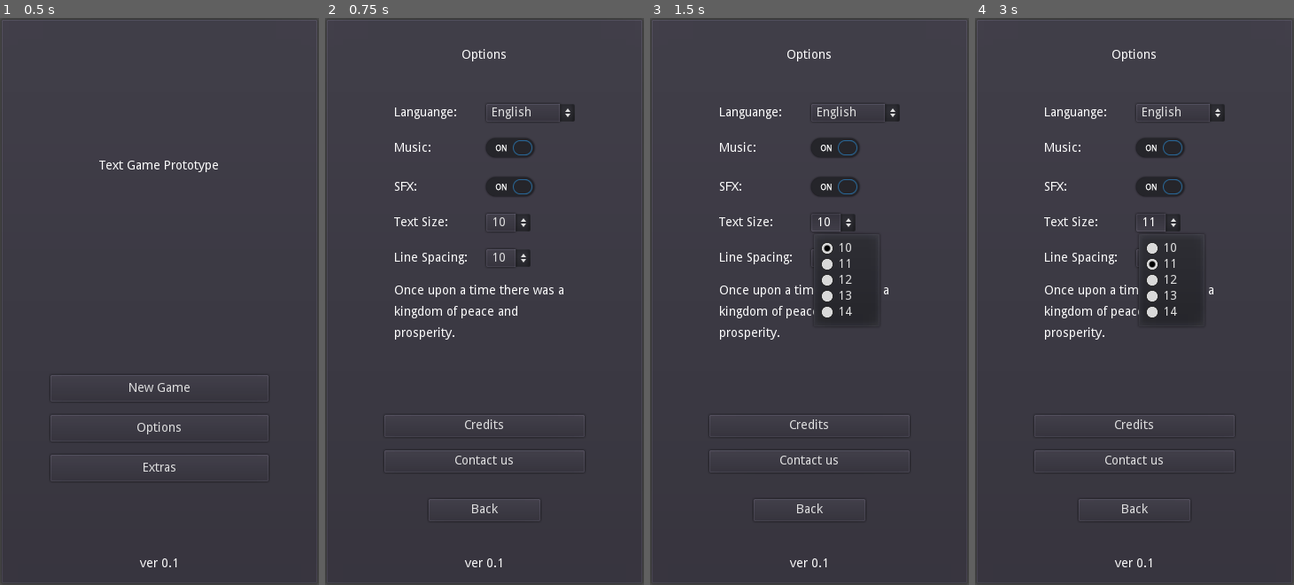
Above: before the commit, frames 1-4 (left to right).
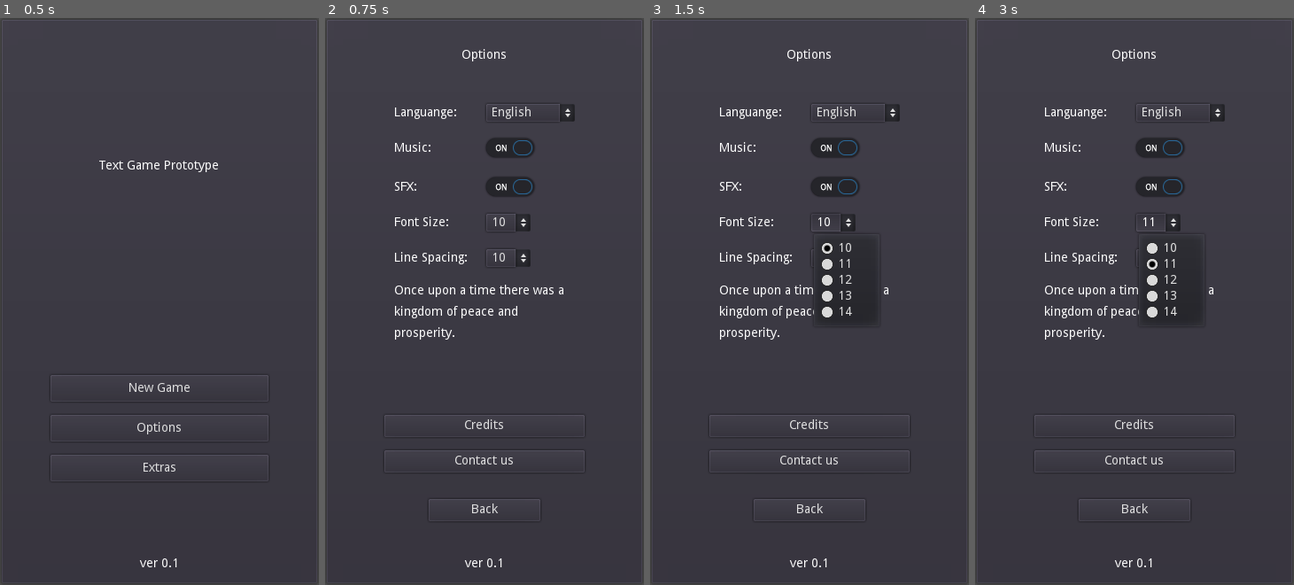
Above: after the commit, the same moments.

Repository: philipuriarte/A-Churchyard-of-Orphans
Game: Godot game, scene res://scenes/main.tscn
Same seed, same stepped clock (60 frames per second), same inputs: the game is played once before the commit and once after it.
Inputs:
- Up to frame 1 (0.5 s): no input
- Up to frame 2 (0.75 s): click "Options" at 0.5 s
- Up to frame 3 (1.5 s): click "10" at 1.25 s
- Up to frame 4 (3 s): click "10" at 2 s; click "11" at 2.75 s

Frame 1 is identical in both runs. In frame 2, 0.1% of the frame differs, in the area x 21-39%, y 35-37%; in frame 3, 0.1%; in frame 4, 0.1%.

Commit message:
Set up code for text options and rename nodes in TextContainer

Diff:
--- a/logic/options_screen.gd
+++ b/logic/options_screen.gd
@@ -1,11 +1,42 @@
 extends PanelContainer
 
 onready var popup_credits: Popup = $"%PopupCredits"
+onready var test_text: Label = $"%TestText"
 
 
 # Should set options to saved options
 func _ready() -> void:
 	pass
+
+
+# Set font size
+func _on_SizeOptions_item_selected(index: int) -> void:
+	match index:
+		0:
+			print("User chose 10")
+		1:
+			print("User chose 11")
+		2:
+			print("User chose 12")
+		3:
+			print("User chose 13")
+		4:
+			print("User chose 14")
+
+
+# Set line spacing of text
+func _on_LineOptions_item_selected(index: int) -> void:
+	match index:
+		0:
+			print("User chose 10")
+		1:
+			print("User chose 12")
+		2:
+			print("User chose 14")
+		3:
+			print("User chose 16")
+		4:
+			print("User chose 18")
 
 
 # Open PopupCredits
--- a/scenes/options_screen.tscn
+++ b/scenes/options_screen.tscn
@@ -210,18 +210,18 @@
 margin_bottom = 321.0
 custom_constants/separation = 20
 
-[node name="TextSize" type="HBoxContainer" parent="MarginContainer/MainCointainer/CenterContainer/OptionsContainer/TextContainer"]
-margin_right = 204.0
-margin_bottom = 20.0
-
-[node name="SizeLabel" type="Label" parent="MarginContainer/MainCointainer/CenterContainer/OptionsContainer/TextContainer/TextSize"]
+[node name="FontSize" type="HBoxContainer" parent="MarginContainer/MainCointainer/CenterContainer/OptionsContainer/TextContainer"]
+margin_right = 204.0
+margin_bottom = 20.0
+
+[node name="SizeLabel" type="Label" parent="MarginContainer/MainCointainer/CenterContainer/OptionsContainer/TextContainer/FontSize"]
 margin_top = 3.0
 margin_right = 100.0
 margin_bottom = 17.0
 rect_min_size = Vector2( 100, 0 )
-text = "Text Size:"
-
-[node name="SizeOptions" type="OptionButton" parent="MarginContainer/MainCointainer/CenterContainer/OptionsContainer/TextContainer/TextSize"]
+text = "Font Size:"
+
+[node name="SizeOptions" type="OptionButton" parent="MarginContainer/MainCointainer/CenterContainer/OptionsContainer/TextContainer/FontSize"]
 margin_left = 104.0
 margin_right = 154.0
 margin_bottom = 20.0
@@ -231,19 +231,19 @@
 items = [ "10", null, false, 0, null, "11", null, false, 1, null, "12", null, false, 2, null, "13", null, false, 3, null, "14", null, false, 4, null ]
 selected = 0
 
-[node name="TextLine" type="HBoxContainer" parent="MarginContainer/MainCointainer/CenterContainer/OptionsContainer/TextContainer"]
+[node name="LineSpacing" type="HBoxContainer" parent="MarginContainer/MainCointainer/CenterContainer/OptionsContainer/TextContainer"]
 margin_top = 40.0
 margin_right = 204.0
 margin_bottom = 60.0
 
-[node name="LineLabel" type="Label" parent="MarginContainer/MainCointainer/CenterContainer/OptionsContainer/TextContainer/TextLine"]
+[node name="LineLabel" type="Label" parent="MarginContainer/MainCointainer/CenterContainer/OptionsContainer/TextContainer/LineSpacing"]
 margin_top = 3.0
 margin_right = 100.0
 margin_bottom = 17.0
 rect_min_size = Vector2( 100, 0 )
 text = "Line Spacing:"
 
-[node name="LineOptions" type="OptionButton" parent="MarginContainer/MainCointainer/CenterContainer/OptionsContainer/TextContainer/TextLine"]
+[node name="LineOptions" type="OptionButton" parent="MarginContainer/MainCointainer/CenterContainer/OptionsContainer/TextContainer/LineSpacing"]
 margin_left = 104.0
 margin_right = 154.0
 margin_bottom = 20.0
@@ -254,6 +254,7 @@
 selected = 0
 
 [node name="TestText" type="Label" parent="MarginContainer/MainCointainer/CenterContainer/OptionsContainer/TextContainer"]
+unique_name_in_owner = true
 margin_top = 80.0
 margin_right = 204.0
 margin_bottom = 197.0
@@ -321,5 +322,7 @@
 
 [connection signal="gui_input" from="PopupCredits" to="." method="_on_PopupCredits_gui_input"]
 [connection signal="pressed" from="PopupCredits/CreditsScreenContainer/CreditsScreen/CreditsMargin/CreditsContainer/CloseButton" to="." method="_on_CloseButton_pressed"]
+[connection signal="item_selected" from="MarginContainer/MainCointainer/CenterContainer/OptionsContainer/TextContainer/FontSize/SizeOptions" to="." method="_on_SizeOptions_item_selected"]
+[connection signal="item_selected" from="MarginContainer/MainCointainer/CenterContainer/OptionsContainer/TextContainer/LineSpacing/LineOptions" to="." method="_on_LineOptions_item_selected"]
 [connection signal="pressed" from="MarginContainer/MainCointainer/ExtrasMargin/ExtrasContainer/CreditsButton" to="." method="_on_CreditsButton_pressed"]
 [connection signal="pressed" from="MarginContainer/MainCointainer/ButtonMargin/BackButton" to="." method="_on_BackButton_pressed"]
